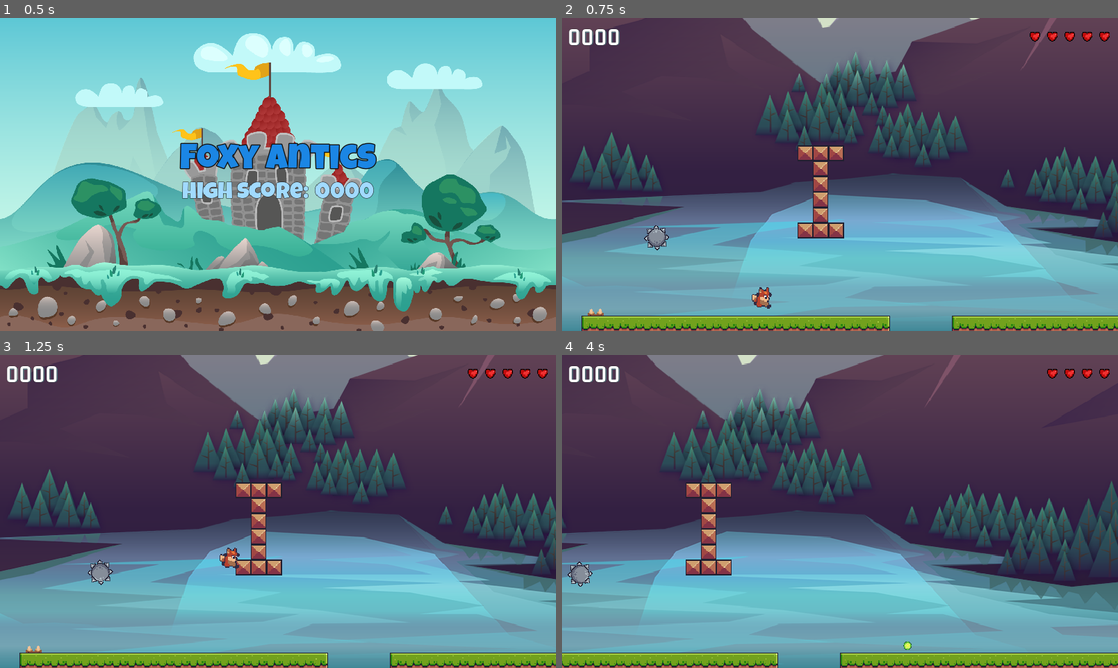
Above: before the commit, frames 1-4 (two rows, left to right).
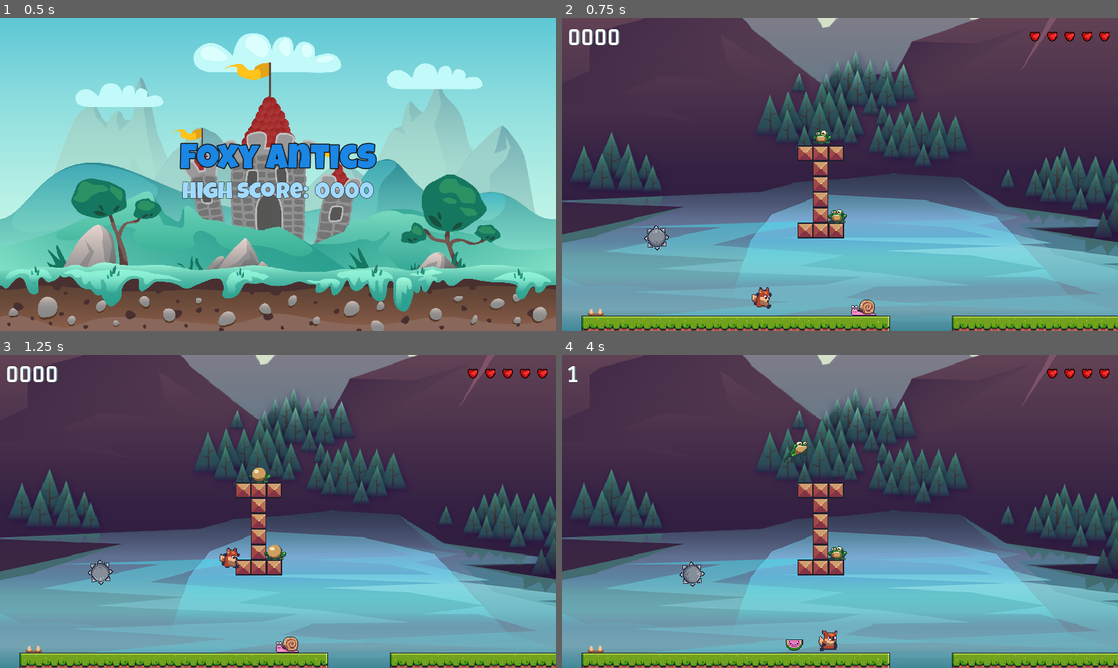
Above: after the commit, the same moments.

Repository: fj0lverkr/FoxAntics
Game: Godot game, scene res://scenes/main/main.tscn
Same seed, same stepped clock (60 frames per second), same inputs: the game is played once before the commit and once after it.
Inputs (mouse positions are in pixels of both pictures, inside the frame that each line leads up to):
- Up to frame 1 (0.5 s): no input
- Up to frame 2 (0.75 s): tap Enter at 0.5 s; move the mouse to (962, 158) at 0.52 s; hold D (right) from 0.53 s (still down); tap W (up) at 0.6 s
- Up to frame 3 (1.25 s): keep holding D (right); tap W (up) at 0.77, 1.07 s
- Up to frame 4 (4 s): move the mouse to (728, 527) at 1.27 s; click (728, 527) at 1.35 s; tap W (up) at 1.52, 1.55, 1.82, 2.1, 3.02, 3.05, 3.32, 3.6, 3.77 s; move the mouse to (895, 442) at 2.02 s; release D (right) at 2.03 s; hold A (left) 2.03-2.78 s; move the mouse to (812, 574) at 2.77 s; hold D (right) from 2.78 s (still down); click (812, 574) at 2.85 s; move the mouse to (1006, 558) at 3.52 s

Frame 1 is identical in both runs. In frame 2, 0.4% of the frame differs, in the area x 45-57%, y 35-96%; in frame 3, 0.4%; in frame 4, 39%, in the area x 0-100%, y 0-100%.

Commit message:
Store and update scores

Diff:
--- a/project.godot
+++ b/project.godot
@@ -21,6 +21,7 @@
 SignalBus="*res://singletons/signal_bus.gd"
 SoundManager="*res://singletons/sound_manager.gd"
 GameManager="*res://singletons/game_manager.gd"
+ScoreManager="*res://singletons/score_manager.gd"
 ObjectMaker="*res://singletons/object_maker.gd"
 
 [debug]
--- a/scenes/enemies/base_enemy/base_enemy.gd
+++ b/scenes/enemies/base_enemy/base_enemy.gd
@@ -16,8 +16,8 @@
 var _dead: bool = false
 
 func _ready() -> void:
-	if not get_tree().get_nodes_in_group(GameManager.GROUP_PLAYER).is_empty():
-		_player_ref = get_tree().get_nodes_in_group(GameManager.GROUP_PLAYER).front()
+	if not get_tree().get_nodes_in_group(Constants.GROUP_PLAYER).is_empty():
+		_player_ref = get_tree().get_nodes_in_group(Constants.GROUP_PLAYER).front()
 
 func _physics_process(_delta: float) -> void:
 	_check_off_screen()
@@ -30,7 +30,7 @@
 	if _dead:
 		return
 	_dead = true
-	SignalBus.on_enemy_hit.emit(points, global_position)
+	SignalBus.on_enemy_hit.emit(points)
 	set_physics_process(false)
 	hide()
 	ObjectMaker.create_scene(ObjectMaker.SCENE.EXPLOSION, global_position)
--- a/scenes/hud/hud.gd
+++ b/scenes/hud/hud.gd
@@ -4,6 +4,7 @@
 @onready var overlay: ColorRect = $Overlay
 @onready var vb_game_over: VBoxContainer = $Overlay/VBGameOver
 @onready var vb_level_complete: VBoxContainer = $Overlay/VBLevelComplete
+@onready var label_score: Label = $MC/HB/ScoreLabel
 
 var _hearts: Array[Node]
 
@@ -14,6 +15,7 @@
 	SignalBus.on_player_hit.connect(_update_hearts_on_hit)
 	SignalBus.on_level_started.connect(_update_hearts)
 	SignalBus.on_game_over.connect(_on_game_over)
+	SignalBus.on_score_updated.connect(_on_score_updated)
 	_hearts = hb_hearts.get_children()
 
 func _update_hearts_on_hit(lives: int, _b: bool) -> void:
@@ -26,3 +28,6 @@
 func _on_game_over() -> void:
 	overlay.show()
 	vb_game_over.show()
+
+func _on_score_updated(score: int) -> void:
+	label_score.text = str(score)
--- a/scenes/level_base/levels/level_1.tscn
+++ b/scenes/level_base/levels/level_1.tscn
@@ -1,8 +1,10 @@
-[gd_scene load_steps=5 format=4 uid="uid://nac04lwsfkh4"]
+[gd_scene load_steps=7 format=4 uid="uid://nac04lwsfkh4"]
 
 [ext_resource type="PackedScene" uid="uid://drtg2uh7n8ekw" path="res://scenes/level_base/level_base.tscn" id="1_37m4q"]
 [ext_resource type="PackedScene" uid="uid://ctftgdykrgdel" path="res://scenes/spiked_ball/spiked_ball.tscn" id="2_aoxlp"]
 [ext_resource type="PackedScene" uid="uid://bjipde6a238hp" path="res://scenes/floor_spikes/floor_spikes.tscn" id="2_j6are"]
+[ext_resource type="PackedScene" uid="uid://b5rlgv8ak6amb" path="res://scenes/enemies/frog/frog.tscn" id="4_s7mnk"]
+[ext_resource type="PackedScene" uid="uid://bkj7o6rq6p5ft" path="res://scenes/enemies/snail/snail.tscn" id="5_evqvt"]
 
 [sub_resource type="Curve2D" id="Curve2D_85f8j"]
 _data = {
@@ -27,3 +29,12 @@
 
 [node name="FloorSpikes" parent="." index="10" instance=ExtResource("2_j6are")]
 position = Vector2(-140, -15)
+
+[node name="Snail" parent="." index="11" instance=ExtResource("5_evqvt")]
+position = Vector2(137, -28)
+
+[node name="Frog" parent="." index="12" instance=ExtResource("4_s7mnk")]
+position = Vector2(95, -208)
+
+[node name="Frog2" parent="." index="13" instance=ExtResource("4_s7mnk")]
+position = Vector2(110, -124)
--- /dev/null
+++ b/singletons/score_manager.gd
@@ -0,0 +1,12 @@
+extends Node
+
+var _score: int = 0
+
+func _ready() -> void:
+    SignalBus.on_boss_killed.connect(_on_points_added)
+    SignalBus.on_enemy_hit.connect(_on_points_added)
+    SignalBus.on_pickup_taken.connect(_on_points_added)
+
+func _on_points_added(points: int) -> void:
+    _score += points
+    SignalBus.on_score_updated.emit(_score)
--- a/singletons/signal_bus.gd
+++ b/singletons/signal_bus.gd
@@ -1,8 +1,9 @@
 extends Node
 
-signal on_enemy_hit(points: int, position: Vector2)
+signal on_enemy_hit(points: int)
 signal on_pickup_taken(points: int)
 signal on_boss_killed(points: int)
+signal on_score_updated(score: int)
 signal on_player_hit(lives: int, do_camera_shake: bool)
 signal on_level_started(lives: int)
 signal on_game_over()
